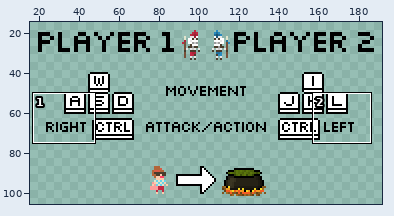
Edited in one commit: sprite sheet (Assets/Sprites/help-screen.png). Above: a wide view before the commit, with the close-up outlined.
Close-up. Old version:
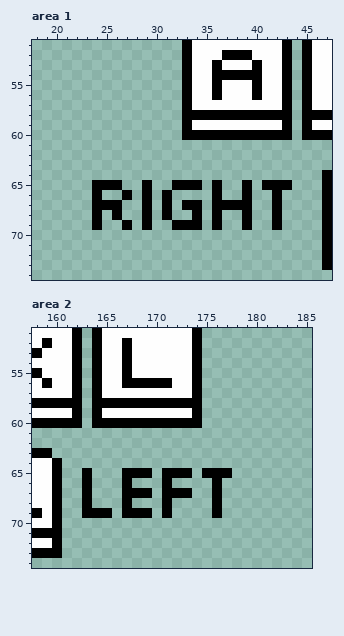
The file is 208x116 pixels. Colours within 5 levels of each other are drawn and written as one. Shown: area 1: x 18..47, y 51..74; area 2: x 158..185, y 51..74. The wide view leaves out empty margins.
The same view after the edit:
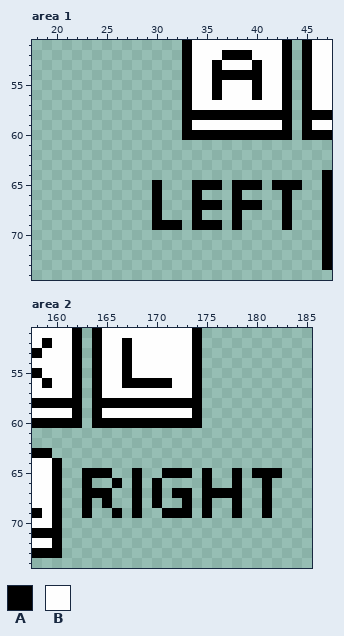
Palette (. is transparent): A #000000  B #fefefe
Diff:
Changed rows in their new state; - is an unchanged pixel.
Area 1:
first column x 24:
65 ...--.A-..-A--A-A.--A
66 .--.-.A.--A-.-A.--.A-
67 ...--.A.-.-A-.--A-.A-
68 .-.--.A.----.-A.--.A-
69 .--.-.AA-.-A--A.--.A-
Area 2:
first column x 164:
65 AA-.-.------..A-AAA
66 --A.A-A.---A.-A--A-
67 AA-.-.A.---A-AA--A-
68 -A-.A-A.-A-A.-A--A-
69 ..A.-.--AA-A.-A--A-
Boxes around the changes in both close-ups, in picture pixels (x1, y1, x2, y2):
changed: (92, 180, 302, 230)
changed: (92, 468, 282, 518)
